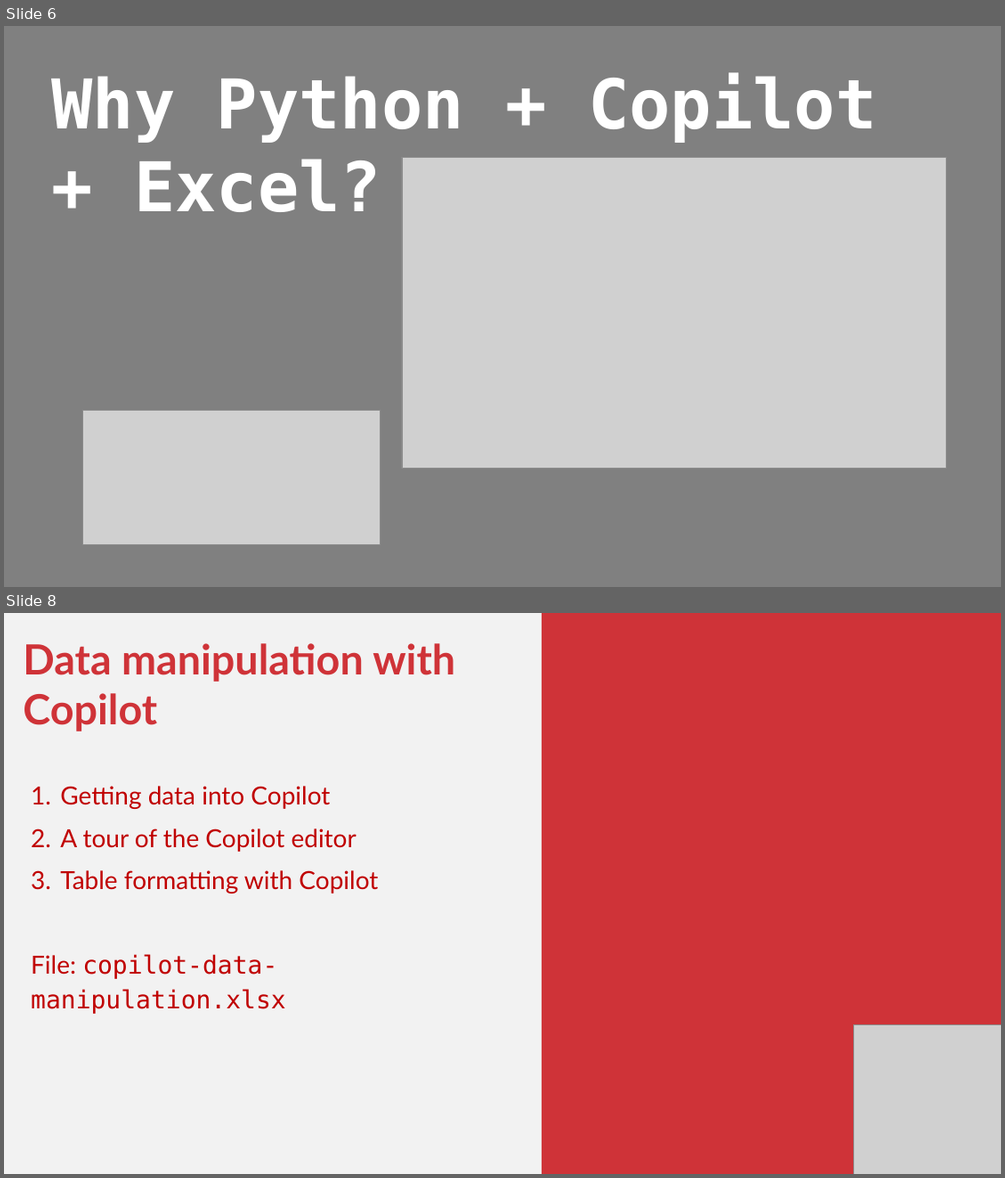
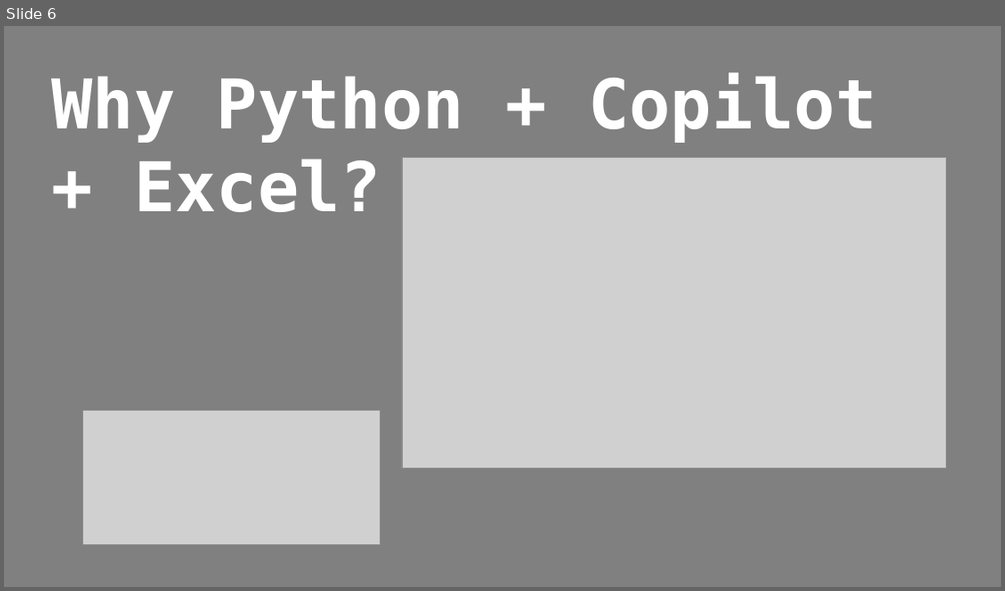
Before and after one commit to stringfestdata/xlgs-python-excel-copilot, a slide deck: xlgs-python-excel-copilot-slides.pptx. Shown one above the other, each under a label of ours: slides 6 and 8 before the commit, slide 6 after it; the slides between them are not shown. The pictures are 1005x1178 and 1005x591 pixels, drawn with LibreOffice and Linux fonts; fonts in the diff are those of the drawing; grey boxes stand for pictures. Boxes give left, top, right and bottom in pixels: in the first picture for what was removed or moved away, otherwise in the second. Text is boxed around its words. In the diff, an @@ line names an element or a change of style, - is before the commit and + after.

```diff
--- a/xlgs-python-excel-copilot-slides.pptx
+++ b/xlgs-python-excel-copilot-slides.pptx
@@ slide 8 removed at [4,613,1001,1174], background #F2F2F2 @@
@@ rectangle removed at [542,613,1001,1174] @@
@@ text removed at [23,643,455,1013] @@
-Data manipulation with Copilot
-1. Getting data into Copilot
-2. A tour of the Copilot editor
-3. Table formatting with Copilot
-File: copilot-data-manipulation.xlsx
@@ picture removed at [853,1024,1001,1174] @@
```
Also in this commit, not shown: 4 slides added, 25 other slides removed, 16 other files.
